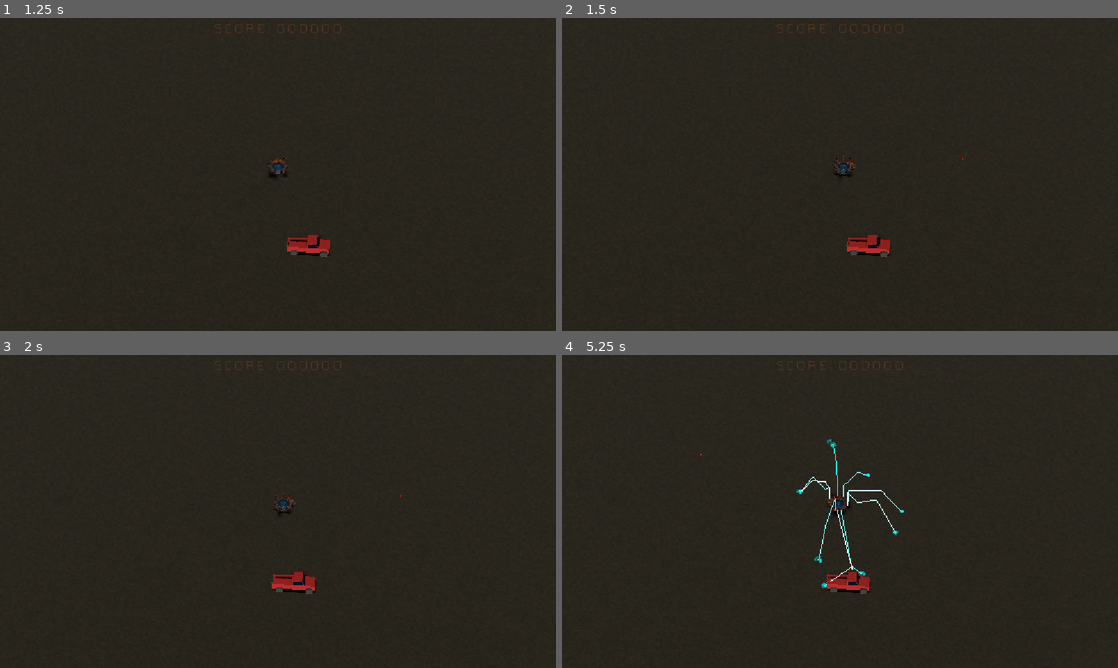
Above: before the commit, frames 1-4 (two rows, left to right).
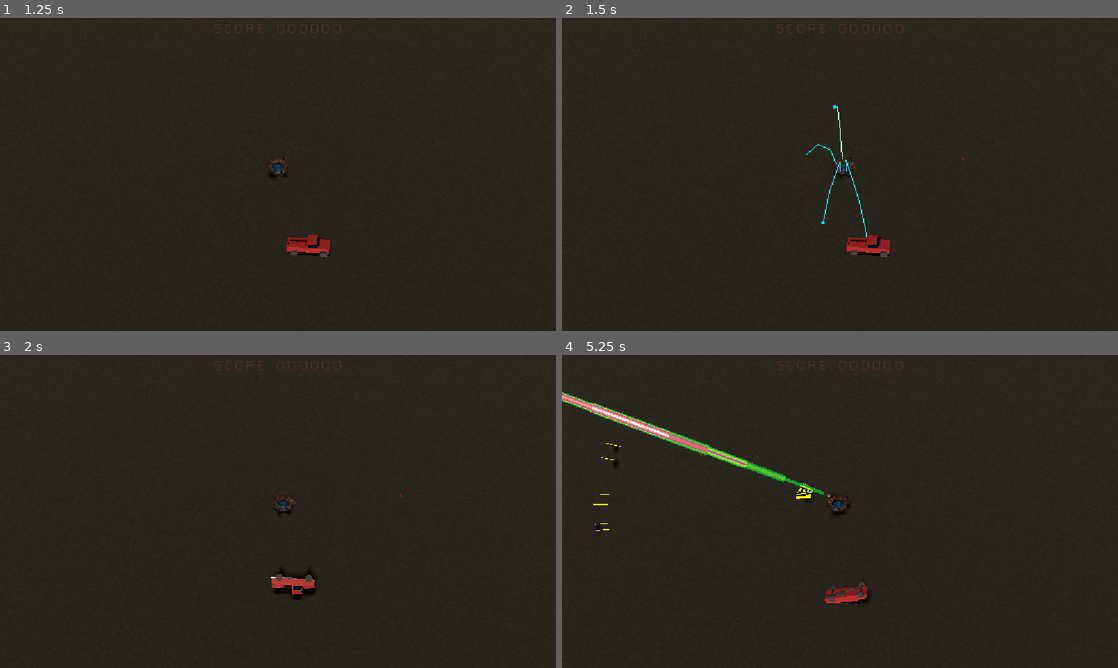
Above: after the commit, the same moments.

Repository: Gamkedo/terminus-2k28
Game: Godot game, scene res://level_menu.tscn
Two runs of this game, one before a commit and one after it. Both use one fixed random seed, a clock stepped at 60 frames per second and the inputs below.
Inputs (mouse positions are in pixels of both pictures, inside the frame that each line leads up to):
- Up to frame 1 (1.25 s): click (278, 161) at 0.5 s
- Up to frame 2 (1.5 s): tap Enter at 1.25 s; move the mouse to (962, 158) at 1.27 s; hold D (walk_right) from 1.28 s (still down); tap 0 (weapon0) at 1.35 s; click (962, 158) at 1.42 s
- Up to frame 3 (2 s): keep holding D (walk_right); tap 1 (weapon1) at 1.55 s
- Up to frame 4 (5.25 s): release D (walk_right) at 2 s; drag from (728, 527) to (812, 574) at 2.02 s; tap Space at 2.75 s; move the mouse to (895, 442) at 2.77 s; hold D (walk_right) 2.78-3.5 s; tap 2 (weapon2) at 2.85 s; tap 3 (weapon3) at 3.05 s; drag from (812, 574) to (673, 464) at 3.52 s; move the mouse to (1006, 558) at 4.27 s; hold A (walk_left) 4.28-5 s; tap 4 (weapon4) at 4.35 s; tap 5 (weapon5) at 4.55 s; tap Q (debug_cycle_weapon) at 4.9 s; drag from (673, 464) to (756, 433) at 5.02 s

Frame 1 is identical in both runs. In frame 2, 0.2% of the frame differs, in the area x 43-55%, y 27-70%; in frame 3, 0.4%; in frame 4, 2.5%, in the area x 0-62%, y 11-80%.

Commit message:
Survivor mode starts with one weapon and the StackingWeaponsManager now supports E and the numeric weapon swicher

Diff:
--- a/Scenes - Levels/areaSurvivor.tscn
+++ b/Scenes - Levels/areaSurvivor.tscn
@@ -64,9 +64,8 @@
 
 [node name="Player" parent="." unique_id=935553468 instance=ExtResource("2_hcq85")]
 
-[node name="StackingWeaponsManager" type="Node" parent="Player" unique_id=1837792810]
+[node name="WeaponsManager" parent="Player" index="8" unique_id=1271808281]
 script = ExtResource("6_tmxv0")
-metadata/_custom_type_script = "uid://bp36fivqnl7k6"
 
 [node name="AimComponent" type="Node" parent="Player" unique_id=815164976]
 script = ExtResource("7_vx5xs")
@@ -96,3 +95,5 @@
 script = ExtResource("15_v3a74")
 enemy_container = NodePath("../Enemies")
 enemy_list = Array[PackedScene]([ExtResource("7_155sy"), ExtResource("11_vx5xs"), ExtResource("4_hcq85"), ExtResource("15_ocn12")])
+
+[editable path="Player"]
--- a/Scripts/gameplay/player/stacking_weapons_manager.gd
+++ b/Scripts/gameplay/player/stacking_weapons_manager.gd
@@ -2,6 +2,12 @@
 class_name StackingWeaponsManager
 
 var active_weapons: Array[int] = []
+
+func _ready() -> void:
+	super._ready()
+	# TODO: we may _want_ them to start with no weapons, but this makes it less confusing during testing
+	if weapons.size() > 0:
+		active_weapons.append(0)
 
 func can_fire() -> bool:
 	return true
@@ -16,3 +22,18 @@
 	var next_weapon = active_weapons.size()
 	if next_weapon < weapons.size():
 		active_weapons.append(next_weapon)
+	GameLogger.debug("cycle stacking weapons: " + str(active_weapons))
+
+func previous_weapon() -> void:
+	if active_weapons.size() > 0:
+		active_weapons.pop_back()
+	GameLogger.debug("previous weapon: " + str(active_weapons))
+
+func select_weapon_num(num:int) -> void: # triggered by keyboard keys 0..9
+	var idx := active_weapons.find(num)
+	if idx >= 0:
+		active_weapons.pop_at(idx)
+		GameLogger.debug("removing weapon %d" % num)
+	elif num < weapons.size():
+		active_weapons.append(num)
+		GameLogger.debug("adding weapon %d" % num)
--- a/Scripts/gameplay/player/weapons_manager.gd
+++ b/Scripts/gameplay/player/weapons_manager.gd
@@ -38,14 +38,17 @@
 	active_weapon += 1
 	if active_weapon >= weapons.size():
 		active_weapon = 0
+	GameLogger.debug("cycle weapon: %d" % active_weapon)
 
 func previous_weapon() -> void:
 	active_weapon -= 1
 	if active_weapon < 0:
 		active_weapon = weapons.size()-1
+	GameLogger.debug("previous weapon: %d" % active_weapon)
 
 func select_weapon_num(num:int) -> void: # triggered by keyboard keys 0..9
 	active_weapon = num
 	# we may have fewer than ten weapons:
 	if active_weapon < 0: active_weapon = weapons.size()-1
 	if active_weapon >= weapons.size(): active_weapon = 0
+	GameLogger.debug("select weapon: %d" % active_weapon)
